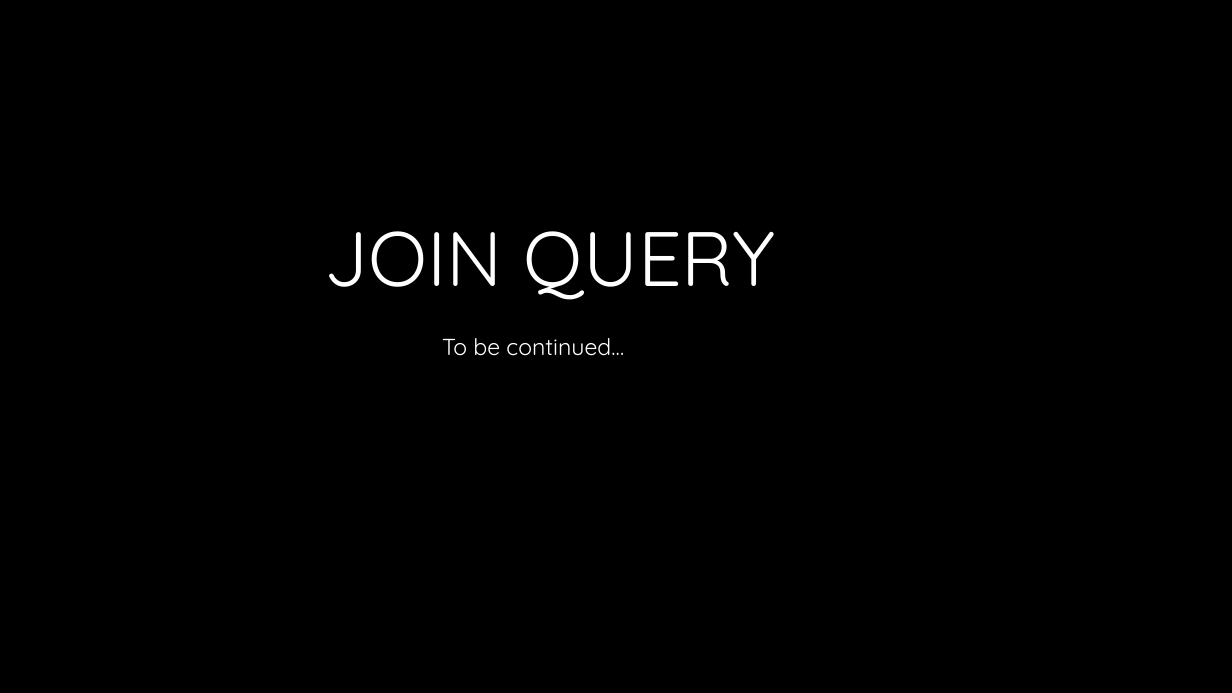
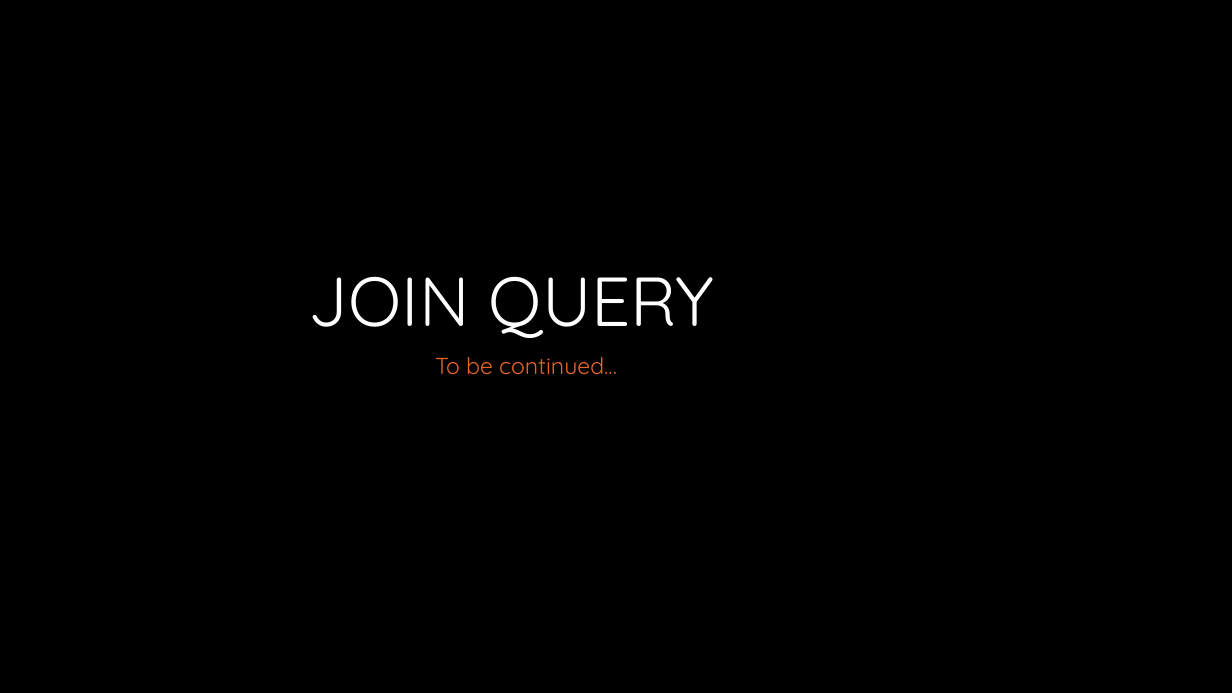
Before and after one commit to InCar/Training, a slide deck: slide 18 of Database/database.pptx (slide 10 before the commit). Drawn at 1232x693 pixels with LibreOffice and Linux fonts; fonts in the diff are those of the drawing; background and template pictures are left out. Boxes give left, top, right and bottom in pixels: in the first picture for what was removed or moved away, otherwise in the second. Text is boxed around its words. In the diff, an @@ line names an element or a change of style, - is before the commit and + after.

Commit message:
sub-query

```diff
--- a/Database/database.pptx
+++ b/Database/database.pptx
@@ title "JOIN QUERY": place and size @@
-title "JOIN QUERY" at (324, 231, 775, 300)
+title "JOIN QUERY" at (309, 276, 714, 338)
@@ title "JOIN QUERY" at (309, 276, 714, 338): size 60 to 54 pt @@
@@ text "To be continued…": place and size @@
-text "To be continued…" at (442, 338, 624, 356)
+text "To be continued…" at (435, 357, 617, 375)
@@ text "To be continued…" at (435, 357, 617, 375): text colour #FFFFFF to gradient #77310E to #E56526 to #EFA37D; alignment left to centre @@
```
Also in this commit, not shown: 1 other slide changed, 8 slides added.
